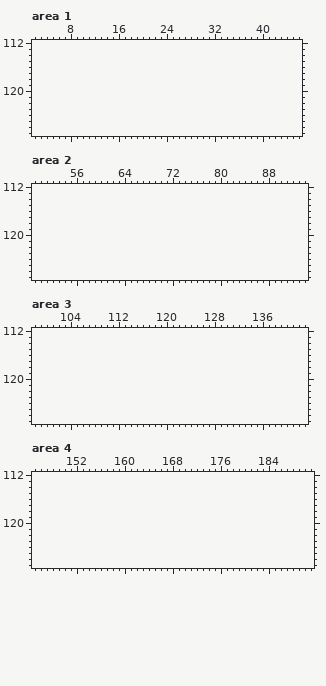
Two versions of one pixel-art file, art/plates.aseprite. Above: the version before the commit.
192x96 pixels, 1 frame. Shown: area 1: x 2..46, y 112..127; area 2: x 49..94, y 112..127; area 3: x 98..143, y 112..127; area 4: x 145..191, y 112..127. The old version is drawn lined up with the new one, on the new canvas.
After the commit:
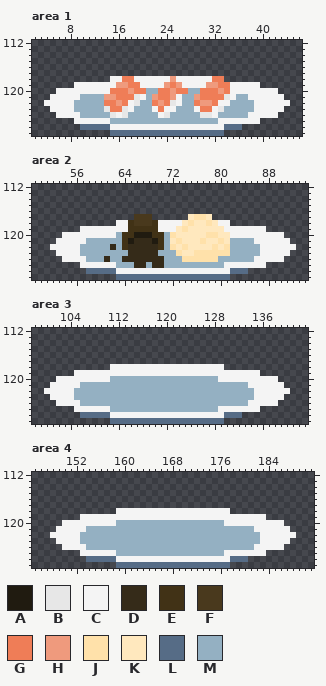
Palette (. is transparent): A #201b10  B #e7e7e7  C #f4f4f4  D #352b19  E #413216  F #49391d  G #ef7d57  H #ef9a7d  J #ffe1aa  K #ffe8be  L #566c86  M #94b0c2
Changes in this commit:
canvas 192x96 -> 192x128
Area 1:
y 118: x 15..33 ................... -> CCGGCCCCCCHCCCCCCGG
y 119: x 9..39 ............................... -> CCCCCCCHHGGCCCCHGHCCCCHHGGCCCCC
y 120: x 6..42 ..................................... -> CCCCCCCCCGGGHGGMMGGHGGMMGGGHGCCCCCCCC
y 121: x 5..43 ....................................... -> CCCCCMMMMHHGGGBCMHGGHCMMHGGGGBCMMCCCCCC
y 122: x 4..44 ......................................... -> CCCCCMMMMMGGHGCBMMGHGBCMMGHHGCCMMMMCCCCCC
y 123: x 5..43 ....................................... -> CCCCMMMMMBGGBCMMMCGCCMMMCGGCBMMMMMCCCCC
y 124: x 6..42 ..................................... -> CCCCMMMMMBCBMMMMMCBMMMMMBBCMMMMMCCCCC
y 125: x 9..39 ............................... -> CCCCCCMMMMMMMMMMMMMMMMMMCCCCCCC
y 126: x 10..36 ........................... -> LLLLLCCCCCCCCCCCCCCCCCCCLLL
y 127: x 15..33 ................... -> LLLLLLLLLLLLLLLLLLL
Area 2:
y 117: x 66..68 ... -> FFF; x 75..78 .... -> KJJK
y 118: x 63..81 ................... -> CCEFFFECCCCKJKKJKCC
y 119: x 57..87 ............................... -> CCCCCCCCEEEEECCCKJKKKKKKCCCCCCC
y 120: x 54..90 ..................................... -> CCCCCCCCCMEEAAAEEMJKKKKKJJKKCCCCCCCCC
y 121: x 53..91 ....................................... -> CCCCCMMMMMMEADDDAEMKJKKKJKKJKMMMMCCCCCC
y 122: x 52..92 ......................................... -> CCCCCMMMMMDMEDDDDDEMJKJKKKKJKJMMMMMCCCCCC
y 123: x 53..91 ....................................... -> CCCCMMMMMMMMDDDDDMMMJKKJJJJJJMMMMMCCCCC
y 124: x 54..90 ..................................... -> CCCCMMMDMMDDDDDDDMMMJJJJJJMMMMMMCCCCC
y 125: x 57..87 ............................... -> CCCCCCMMMDDMDDMMMMMMMMMMCCCCCCC
y 126: x 58..84 ........................... -> LLLLLCCCCCCCCCCCCCCCCCCCLLL
y 127: x 63..81 ................... -> LLLLLLLLLLLLLLLLLLL
Area 3:
y 118: x 111..129 ................... -> CCCCCCCCCCCCCCCCCCC
y 119: x 105..135 ............................... -> CCCCCCCCCCCCCCCCCCCCCCCCCCCCCCC
y 120: x 102..138 ..................................... -> CCCCCCCCCMMMMMMMMMMMMMMMMMMCCCCCCCCCC
y 121: x 101..139 ....................................... -> CCCCCMMMMMMMMMMMMMMMMMMMMMMMMMMMMCCCCCC
y 122: x 100..140 ......................................... -> CCCCCMMMMMMMMMMMMMMMMMMMMMMMMMMMMMMCCCCCC
y 123: x 101..139 ....................................... -> CCCCMMMMMMMMMMMMMMMMMMMMMMMMMMMMMMCCCCC
y 124: x 102..138 ..................................... -> CCCCMMMMMMMMMMMMMMMMMMMMMMMMMMMMCCCCC
y 125: x 105..135 ............................... -> CCCCCCMMMMMMMMMMMMMMMMMMCCCCCCC
y 126: x 106..132 ........................... -> LLLLLCCCCCCCCCCCCCCCCCCCLLL
y 127: x 111..129 ................... -> LLLLLLLLLLLLLLLLLLL
Area 4:
y 118: x 159..177 ................... -> CCCCCCCCCCCCCCCCCCC
y 119: x 153..183 ............................... -> CCCCCCCCCCCCCCCCCCCCCCCCCCCCCCC
y 120: x 150..186 ..................................... -> CCCCCCCCCMMMMMMMMMMMMMMMMMMCCCCCCCCCC
y 121: x 149..187 ....................................... -> CCCCCMMMMMMMMMMMMMMMMMMMMMMMMMMMMCCCCCC
y 122: x 148..188 ......................................... -> CCCCCMMMMMMMMMMMMMMMMMMMMMMMMMMMMMMCCCCCC
y 123: x 149..187 ....................................... -> CCCCMMMMMMMMMMMMMMMMMMMMMMMMMMMMMMCCCCC
y 124: x 150..186 ..................................... -> CCCCMMMMMMMMMMMMMMMMMMMMMMMMMMMMCCCCC
y 125: x 153..183 ............................... -> CCCCCCMMMMMMMMMMMMMMMMMMCCCCCCC
y 126: x 154..180 ........................... -> LLLLLCCCCCCCCCCCCCCCCCCCLLL
y 127: x 159..177 ................... -> LLLLLLLLLLLLLLLLLLL
Where, in picture pixels (left, top, right, bottom), the same in both pictures:
added: (44, 76, 290, 136)
added: (50, 214, 296, 280)
added: (44, 364, 290, 424)
added: (50, 508, 296, 568)
